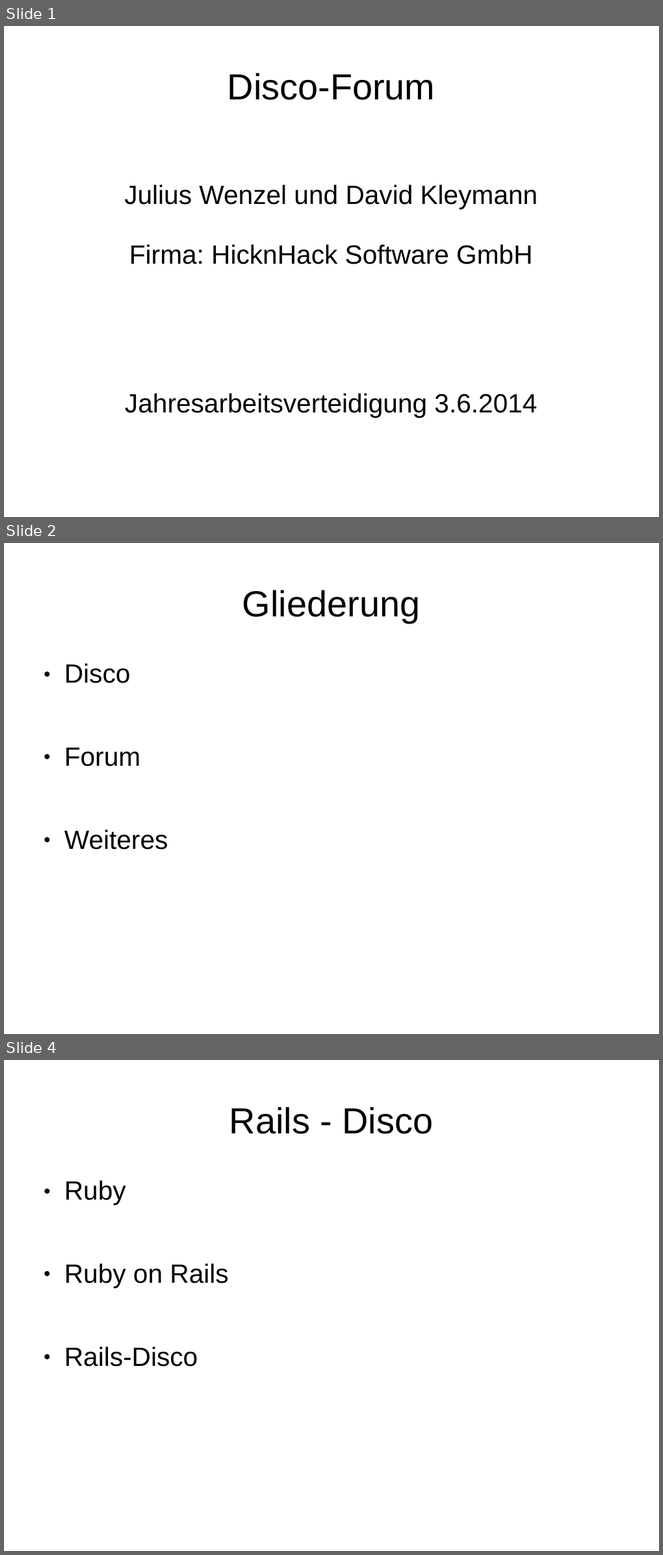
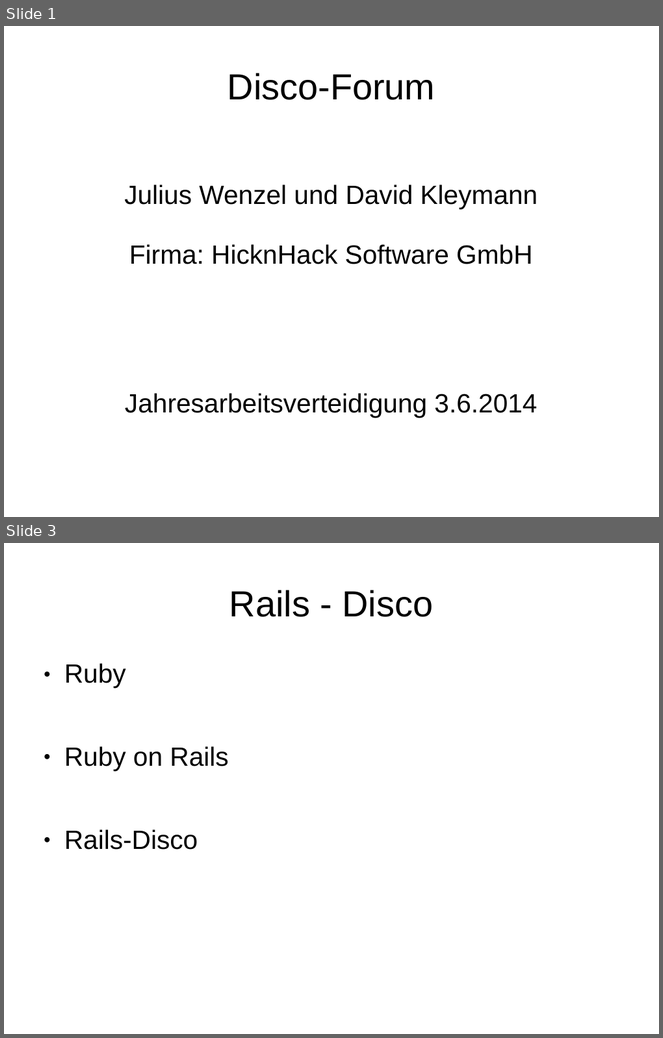
Before and after one commit to davidkleymann/forum_rails_disco, a slide deck: Verteidiung/PresentationII.ppt. Shown one above the other, each under a label of ours: slides 1, 2 and 4 before the commit, slides 1 and 3 after it; the slides between them are not shown. The pictures are 663x1555 and 663x1038 pixels, drawn with LibreOffice and Linux fonts; fonts in the diff are those of the drawing. Boxes give left, top, right and bottom in pixels: in the first picture for what was removed or moved away, otherwise in the second. Text is boxed around its words. In the diff, an @@ line names an element or a change of style, - is before the commit and + after.

```diff
--- a/Verteidiung/PresentationII.ppt
+++ b/Verteidiung/PresentationII.ppt
@@ slide 2 removed at bbox=[4, 543, 659, 1034], background #FFFFFF @@
@@ title removed at bbox=[243, 590, 420, 623] @@
-Gliederung
@@ text removed at bbox=[64, 663, 168, 850] @@
-● Disco
-● Forum
-● Weiteres
@@ what was slide 4 is now slide 3 @@
```
Also in this commit, not shown: 3 slides changed, 1 slide added, 2 other files.
